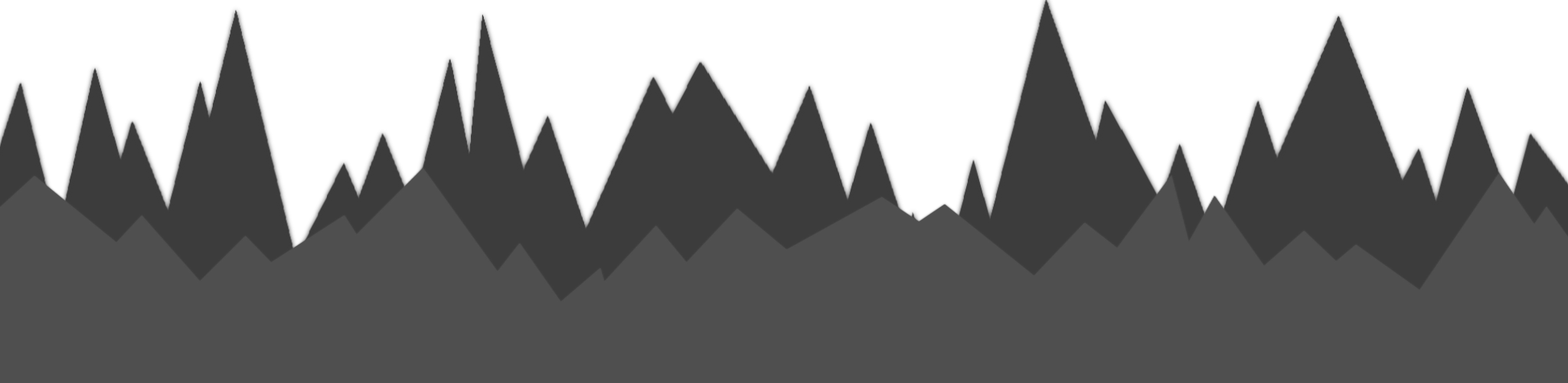
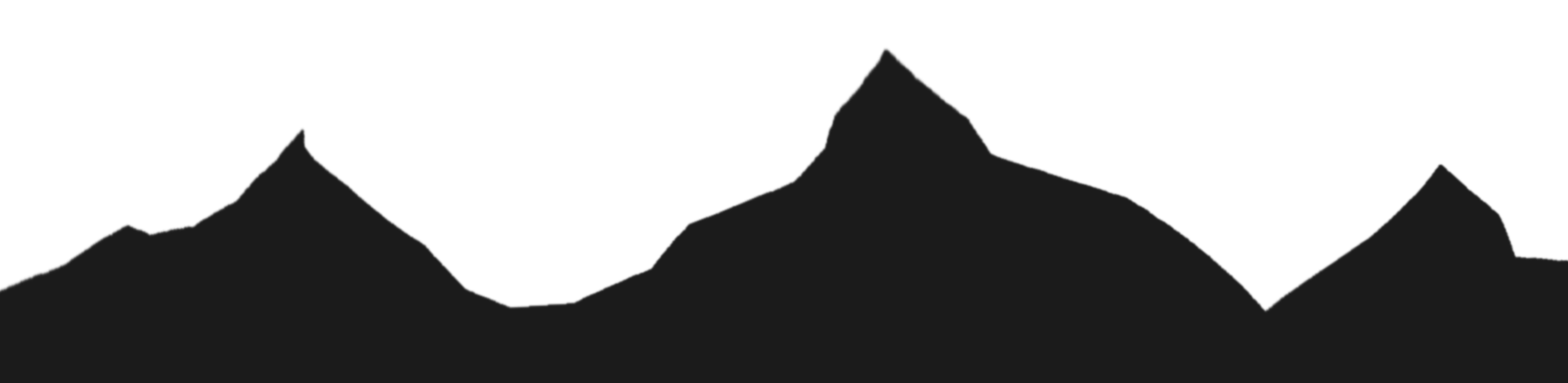
Layer changes from the first 1568x383 image to the second:
added layer "lg mountains lighter grey copy" above "lg mountains lighter grey" over [0, 45, 1568, 383]
hid "hills 02 blur" over [0, 166, 1568, 383]
hid "hills 02" over [0, 167, 1568, 383]
hid "hills 01 blur" over [0, 0, 1568, 383]
hid "angled mountains hills 01" over [0, 0, 1568, 383]
